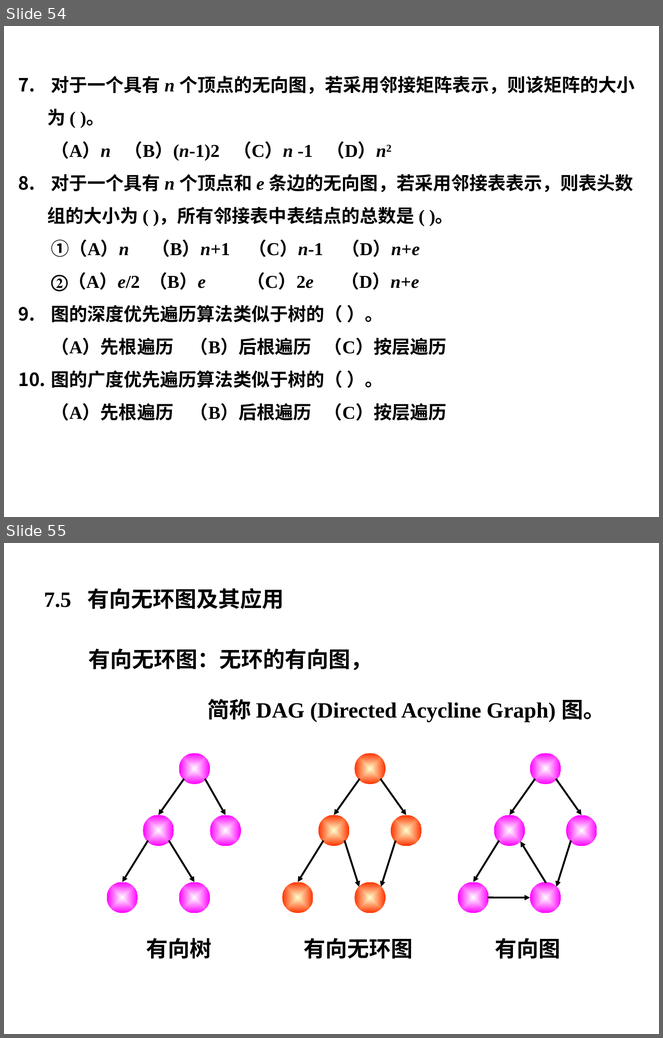
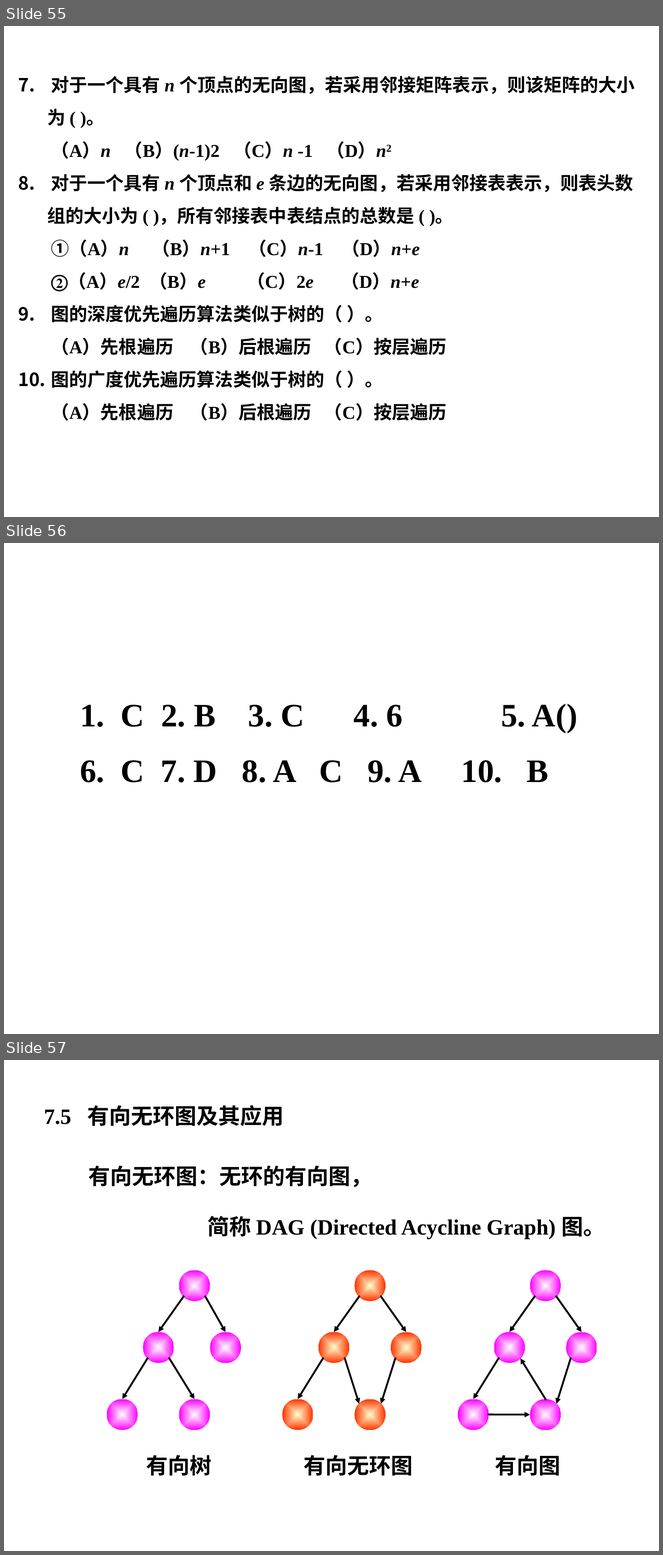
Before and after one commit to Gempittance/Data_Structur_Build, a slide deck: 数据结构PPT/ds7.pptx. Shown one above the other, each under a label of ours: slides 54 and 55 before the commit, slides 55, 56 and 57 after it. The pictures are 663x1038 and 663x1555 pixels, drawn with LibreOffice and Linux fonts; fonts in the diff are those of the drawing; background and template pictures are left out. Boxes give left, top, right and bottom in pixels: in the first picture for what was removed or moved away, otherwise in the second. Text is boxed around its words. In the diff, an @@ line names an element or a change of style, - is before the commit and + after.

```diff
--- a/数据结构PPT/ds7.pptx
+++ b/数据结构PPT/ds7.pptx
@@ slide 56 added at <box>4,543,659,1034</box>, background #FFFFFF @@
@@ text added at <box>80,705,549,783</box>, 36 pt, text #000000, bold @@
+1. C 2. B 3. C 4. 6 5. A()
+6. C 7. D 8. A C 9. A 10. B
@@ what was slide 54 is now slide 55 @@
@@ what was slide 55 is now slide 57 @@
```
Also in this commit, not shown: 5 slides changed, 1 other slide added.
